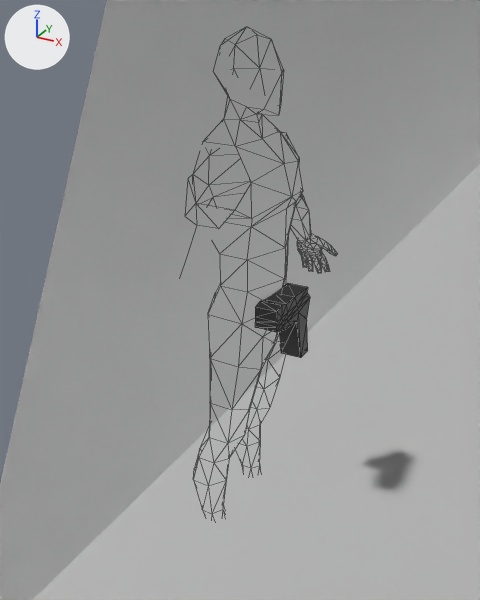
The Blender file Resources/Level/level2.blend as it was, and as the next commit left it.
Both versions are drawn from a camera (50 mm lens) standing at (-50.86, -8.67, 5.6) and looking at (-53.99, -2.99, 2.76). The lights are fixed; the arrows at upper left show +X, +Y and +Z. Mesh edges are drawn as thin lines. Everything nearer to the camera than a plane just in front of the edit is cut away.
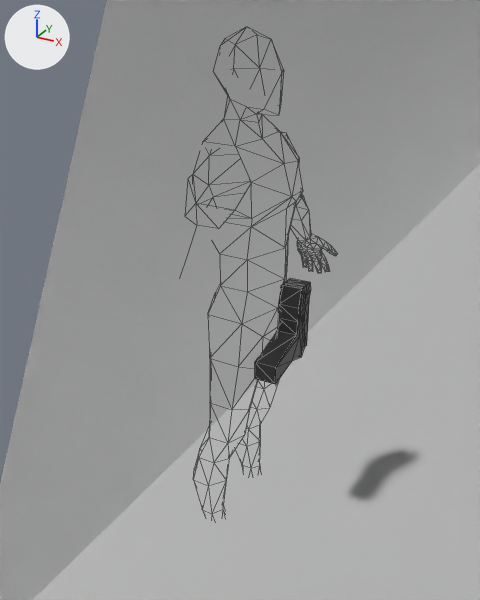
Pixel boxes (x1, y1, x2, y2) of what changed, in the pictures (480 x 600 px):
```json
{"object": "立方体.005", "change": "turned", "before": [255, 283, 310, 358], "after": [255, 279, 311, 384]}
```

Edits to the scene script, one JSON object a line:
```json
{"op": "set", "path": "ob_立方体_005.rotation_euler", "old": "(0.0, 0.0, -1.571)", "new": "(-1.571, -1.571, 0.0)", "note": "degrees (0, 0, -90) -> degrees (-90, -90, 0)"}
```
